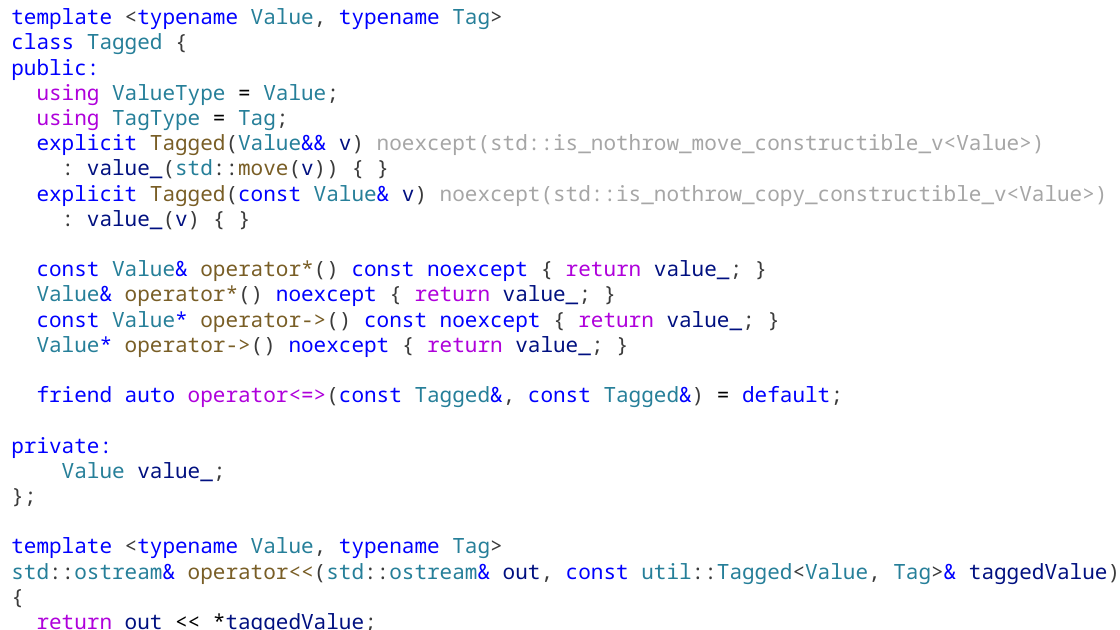
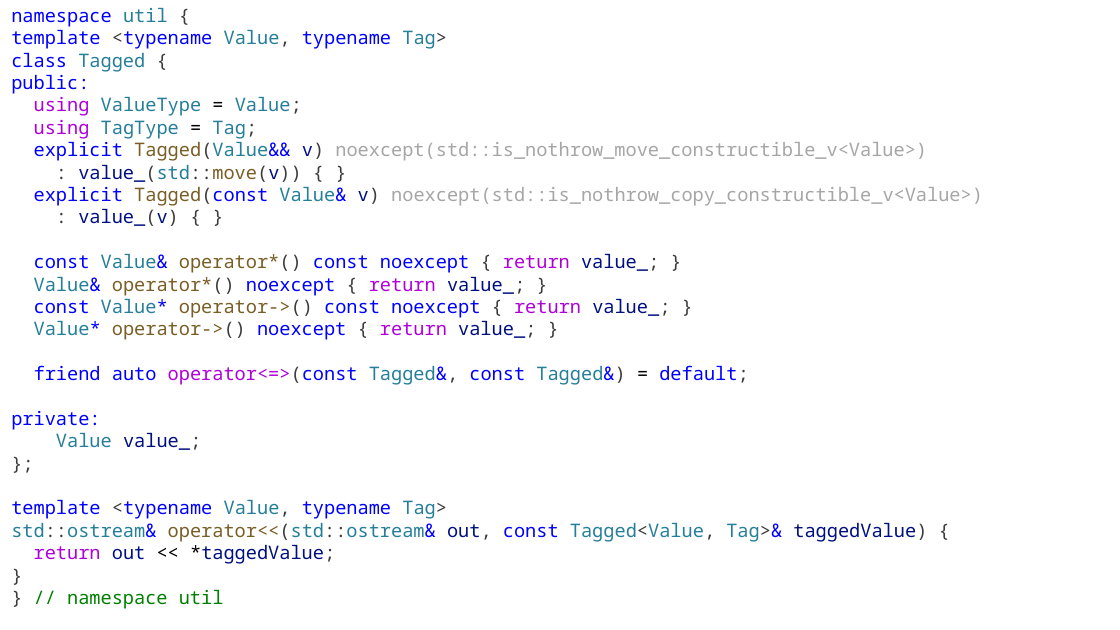
Before and after one commit to alexey-malov/oop, a slide deck: slide 54 of lectures/04/Дружественные функции и классы. Перегрузка операций.pptx. Drawn at 1120x630 pixels with LibreOffice and Linux fonts; fonts in the diff are those of the drawing. Boxes give left, top, right and bottom in pixels: in the first picture for what was removed or moved away, otherwise in the second. Text is boxed around its words. In the diff, an @@ line names an element or a change of style, - is before the commit and + after.

```diff
--- a/lectures/04/Дружественные функции и классы. Перегрузка операций.pptx
+++ b/lectures/04/Дружественные функции и классы. Перегрузка операций.pptx
@@ text at [11, 8, 168, 27]: paragraph added @@
+namespace util {
@@ text at [11, 29, 983, 564]: size 18 to 16 pt in "template <typename Value, typename Tag>", "class Tagged {", "public:", "using ValueType = Value;" and 14 more places @@
@@ text at [11, 522, 927, 542]: text changed; size 18 to 16 pt @@
-std::ostream& operator<<(std::ostream& out, const util::Tagged<Value, Tag>& taggedValue) {
+std::ostream& operator<<(std::ostream& out, const Tagged<Value, Tag>& taggedValue) {
@@ text at [67, 589, 224, 609]: paragraph added @@
+} // namespace util
```
Also in this commit, not shown: 3 other slides changed.
